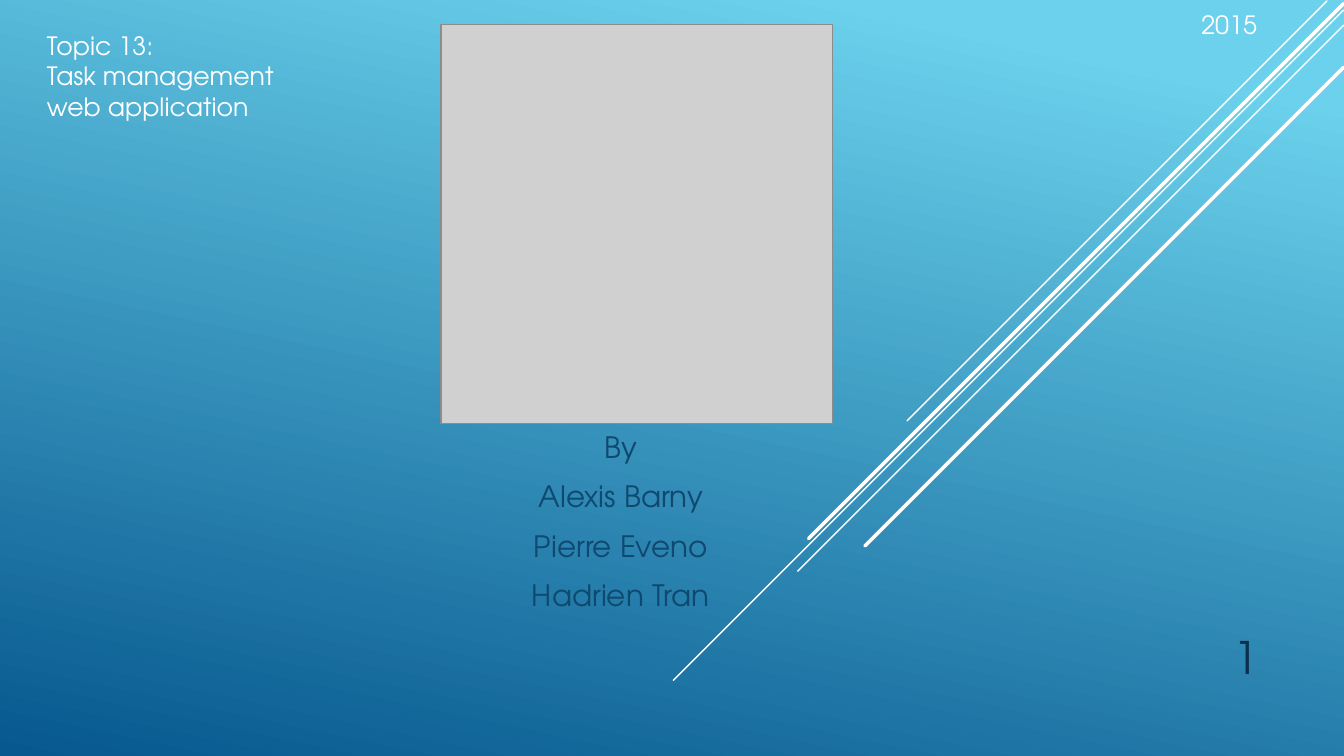
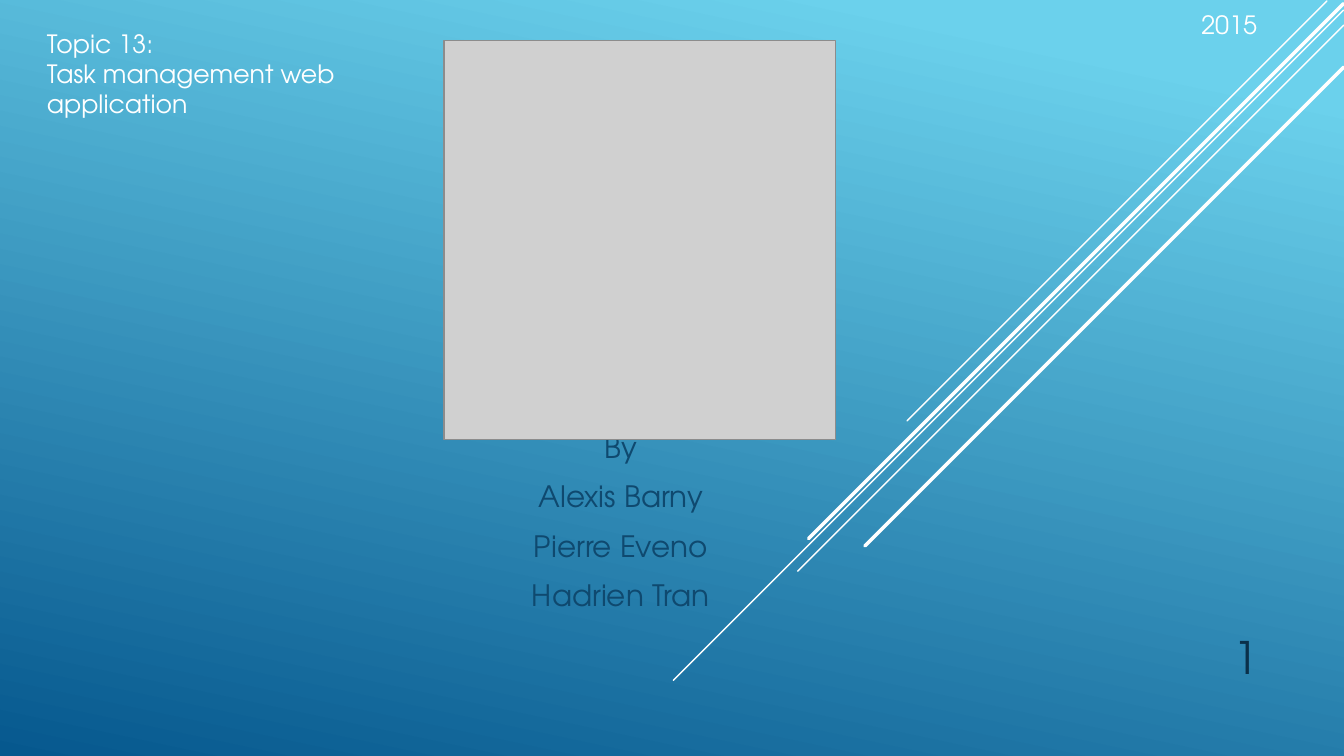
Before and after one commit to abarny/PTDawinSujet13, a slide deck: slide 1 of TeamShare.pptx. Drawn at 1344x756 pixels with LibreOffice and Linux fonts; fonts in the diff are those of the drawing; grey boxes stand for pictures. Boxes give left, top, right and bottom in pixels: in the first picture for what was removed or moved away, otherwise in the second. Text is boxed around its words. In the diff, an @@ line names an element or a change of style, - is before the commit and + after.

```diff
--- a/TeamShare.pptx
+++ b/TeamShare.pptx
@@ text "Topic 13:" rewrapped from (47,36,274,121) to (47,34,335,118) @@
@@ picture: place and size @@
-picture at (442,24,834,423)
+picture at (445,40,837,440)
```
Also in this commit, not shown: 5 other slides changed, 1 slide added, 2 other files.
